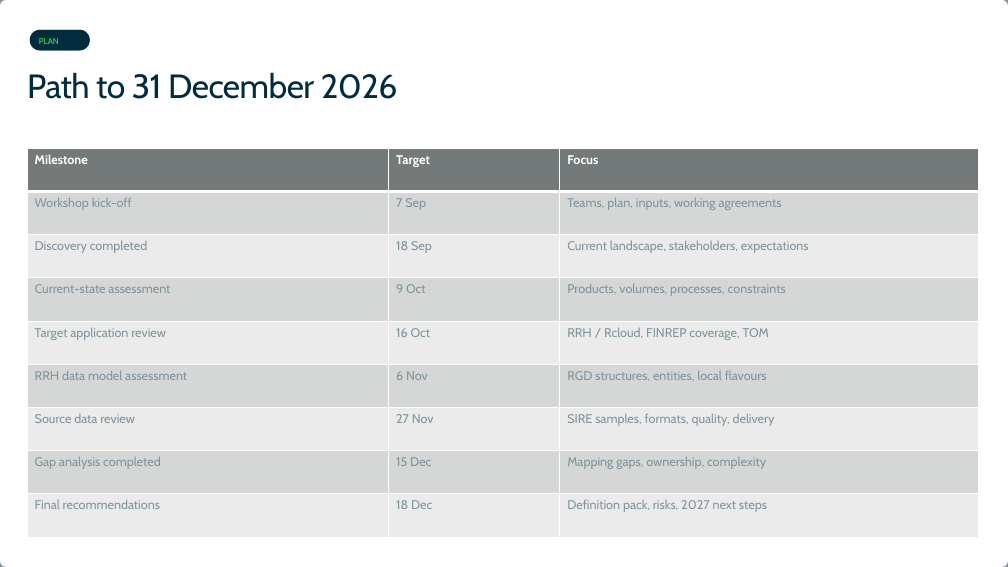
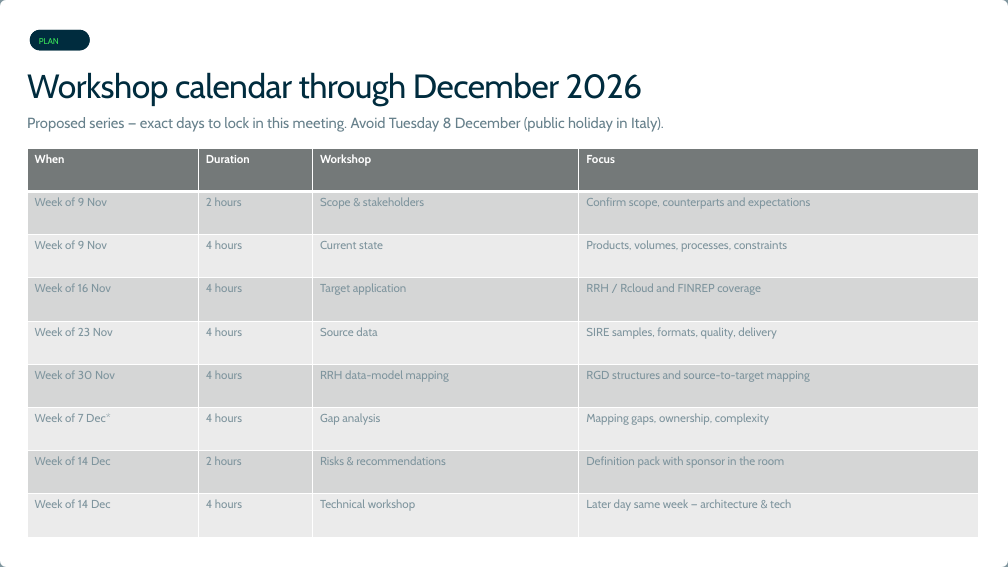
Before and after one commit to vandenbosschekevin-dev/dev, a slide deck: slide 13 of deliverables/Intesa_Sanpaolo_FINREP_RRH_PDS_Workshop_Kick-off.pptx. Drawn at 1008x567 pixels with LibreOffice and Linux fonts; fonts in the diff are those of the drawing; background and template pictures are left out. Boxes give left, top, right and bottom in pixels: in the first picture for what was removed or moved away, otherwise in the second. Text is boxed around its words. In the diff, an @@ line names an element or a change of style, - is before the commit and + after.

```diff
--- a/deliverables/Intesa_Sanpaolo_FINREP_RRH_PDS_Workshop_Kick-off.pptx
+++ b/deliverables/Intesa_Sanpaolo_FINREP_RRH_PDS_Workshop_Kick-off.pptx
@@ title at [27, 72, 643, 106]: text changed @@
-Path to 31 December 2026
+Workshop calendar through December 2026
@@ text added at [27, 117, 664, 132], 14 pt, text #002C3E at 60% opacity @@
+Proposed series — exact days to lock in this meeting. Avoid Tuesday 8 December (public holiday in Italy).
@@ table at [27, 148, 978, 538] @@
-column 1: Milestone | Workshop kick-off | Discovery completed | Current-state assessment | Target application review | RRH data model assessment | Source data review | Gap analysis completed | Final recommendations
-column 2: Target | 7 Sep | 18 Sep | 9 Oct | 16 Oct | 6 Nov | 27 Nov | 15 Dec | 18 Dec
-column 3: Focus | Teams, plan, inputs, working agreements | Current landscape, stakeholders, expectations | Products, volumes, processes, constraints | RRH / Rcloud, FINREP coverage, TOM | RGD structures, entities, local flavours | SIRE samples, formats, quality, delivery | Mapping gaps, ownership, complexity | Definition pack, risks, 2027 next steps
+column 1: When | Week of 9 Nov | Week of 9 Nov | Week of 16 Nov | Week of 23 Nov | Week of 30 Nov | Week of 7 Dec* | Week of 14 Dec | Week of 14 Dec
+column 2: Duration | 2 hours | 4 hours | 4 hours | 4 hours | 4 hours | 4 hours | 2 hours | 4 hours
+column 3: Workshop | Scope & stakeholders | Current state | Target application | Source data | RRH data-model mapping | Gap analysis | Risks & recommendations | Technical workshop
+column 4: Focus | Confirm scope, counterparts and expectations | Products, volumes, processes, constraints | RRH / Rcloud and FINREP coverage | SIRE samples, formats, quality, delivery | RGD structures and source-to-target mapping | Mapping gaps, ownership, complexity | Definition pack with sponsor in the room | Later day same week — architecture & tech
```
Also in this commit, not shown: 5 other slides changed.
